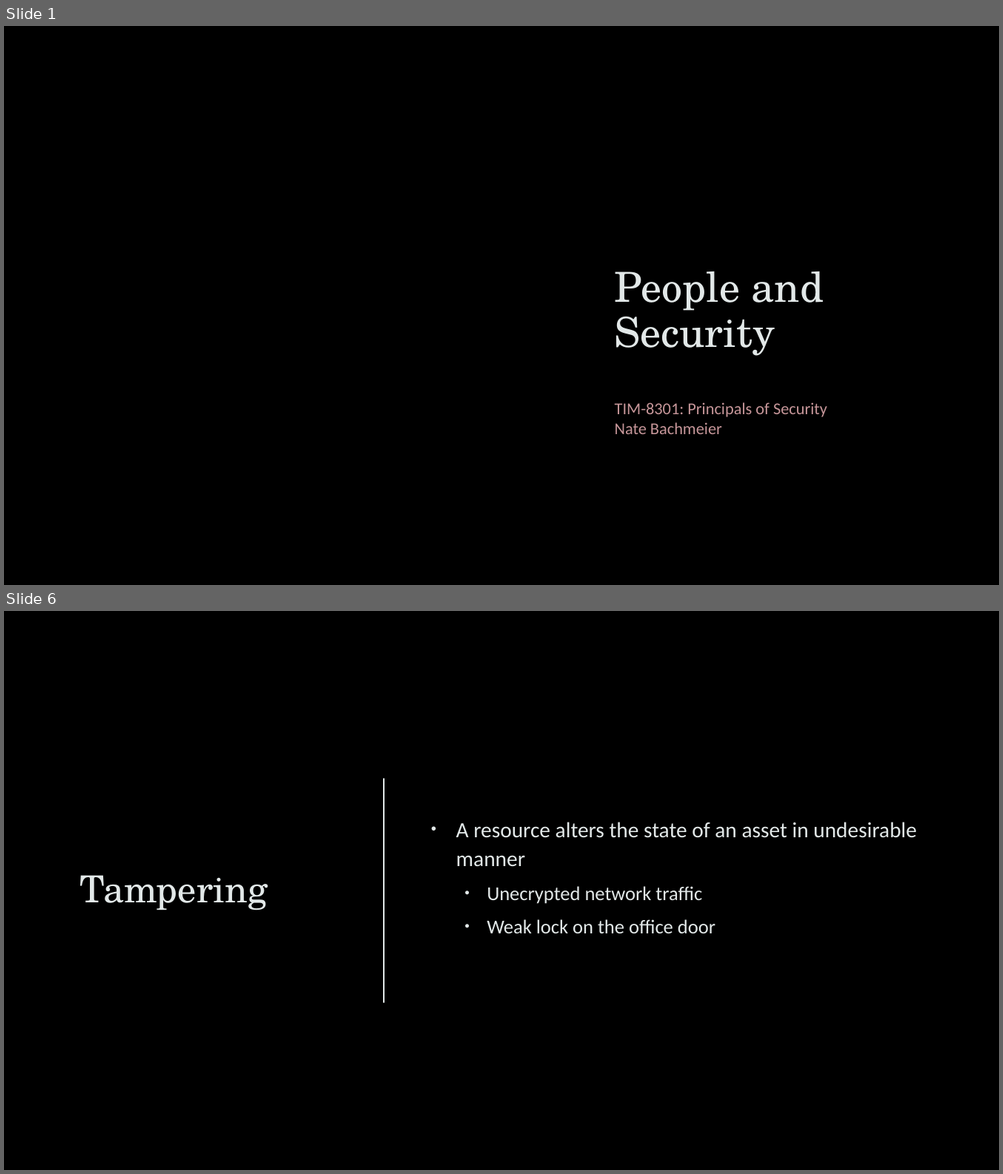
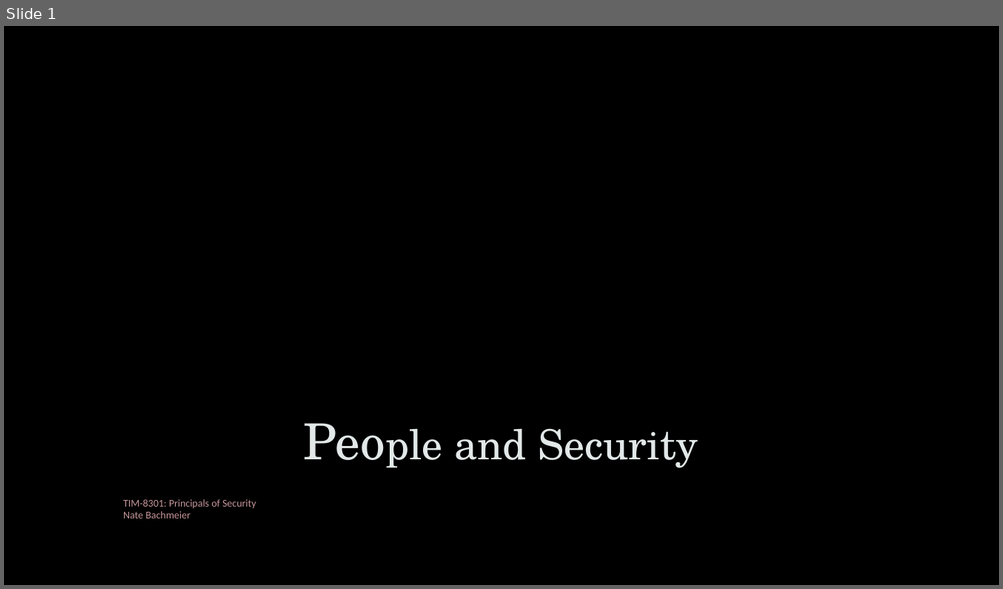
Before and after one commit to dr-natetorious/TIM-8301-Principals_of_CyberSecurity, a slide deck: Week2_PeopleAspects/People and Security.pptx. Shown one above the other, each under a label of ours: slides 1 and 6 before the commit, slide 1 after it; the slides between them are not shown. The pictures are 1003x1174 and 1003x589 pixels, drawn with LibreOffice and Linux fonts; fonts in the diff are those of the drawing; background and template pictures are left out. Boxes give left, top, right and bottom in pixels: in the first picture for what was removed or moved away, otherwise in the second. Text is boxed around its words. In the diff, an @@ line names an element or a change of style, - is before the commit and + after.

```diff
--- a/Week2_PeopleAspects/People and Security.pptx
+++ b/Week2_PeopleAspects/People and Security.pptx
@@ slide 6 removed at (4,611,999,1170), background picture (left out) @@
@@ line removed from (384, 779) to (384, 1002) @@
@@ text removed at (456,822,916,934) @@
-• A resource alters the state of an asset in undesirable manner
-  • Unecrypted network traffic
-  • Weak lock on the office door
@@ title removed at (79,875,267,911) @@
-Tampering
@@ slide 1 changed as well @@
@@ freeform shape removed at (583,142,918,471) @@
@@ rectangle added at (4,371,999,585), fill gradient #000000 @@
@@ title "People and Security": place and size @@
-title "People and Security" at (614,271,823,356)
+title "People and Security" at (454,429,698,469)
@@ title "People and Security" at (454,429,698,469): size 40 to 48 pt in "People"; alignment left to centre @@
@@ subtitle "TIM-8301: Principals of Security Nate ...": place and size @@
-subtitle "TIM-8301: Principals of Security Nate ..." at (614,403,827,434)
+subtitle "TIM-8301: Principals of Security Nate ..." at (123,500,256,519)
@@ subtitle "TIM-8301: Principals of Security Nate ..." at (123,500,256,519): size 16 to 10 pt; line spacing 1 to 0.9; less space between paragraphs @@
```
Also in this commit, not shown: 3 other slides changed, 14 slides added, 5 other slides removed, 2 other files.
